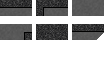
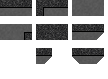
Before/after of a 108x79 layered artwork. What changed in the layer stack:
added layer "Layer 1 copy 4" above "Layer 1 copy 2" over [36, 48, 52, 64]
added layer "Layer 1 copy 3" above "Layer 1" over [72, 48, 104, 64]
